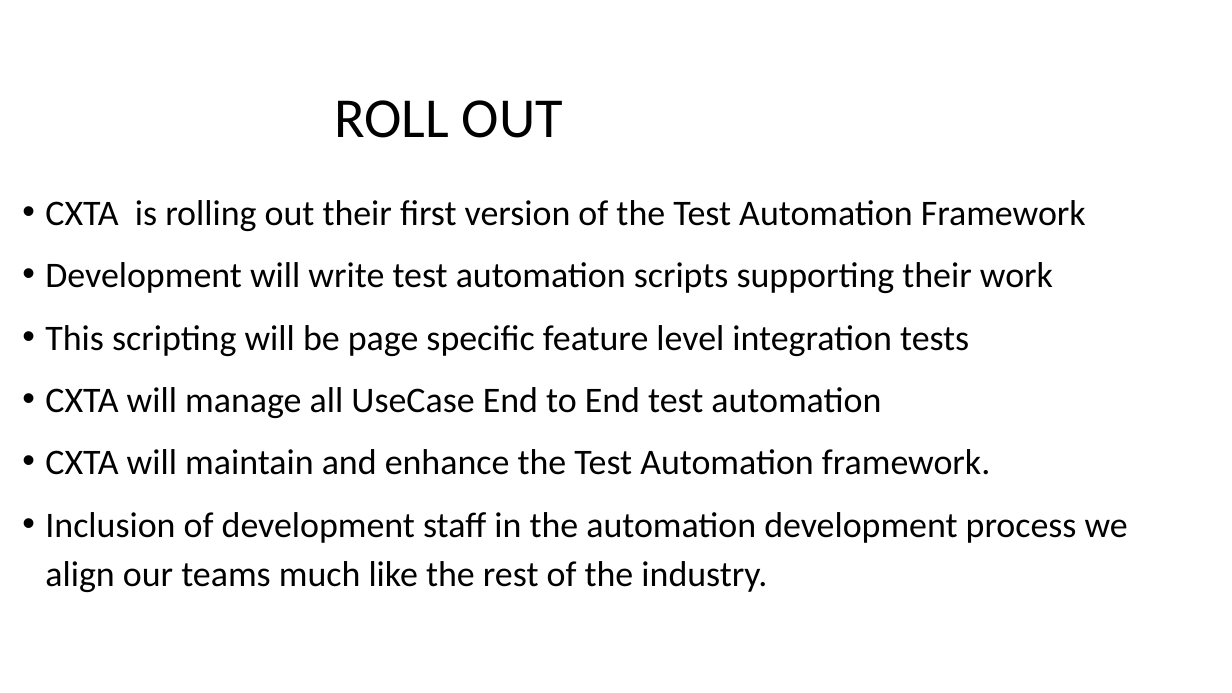
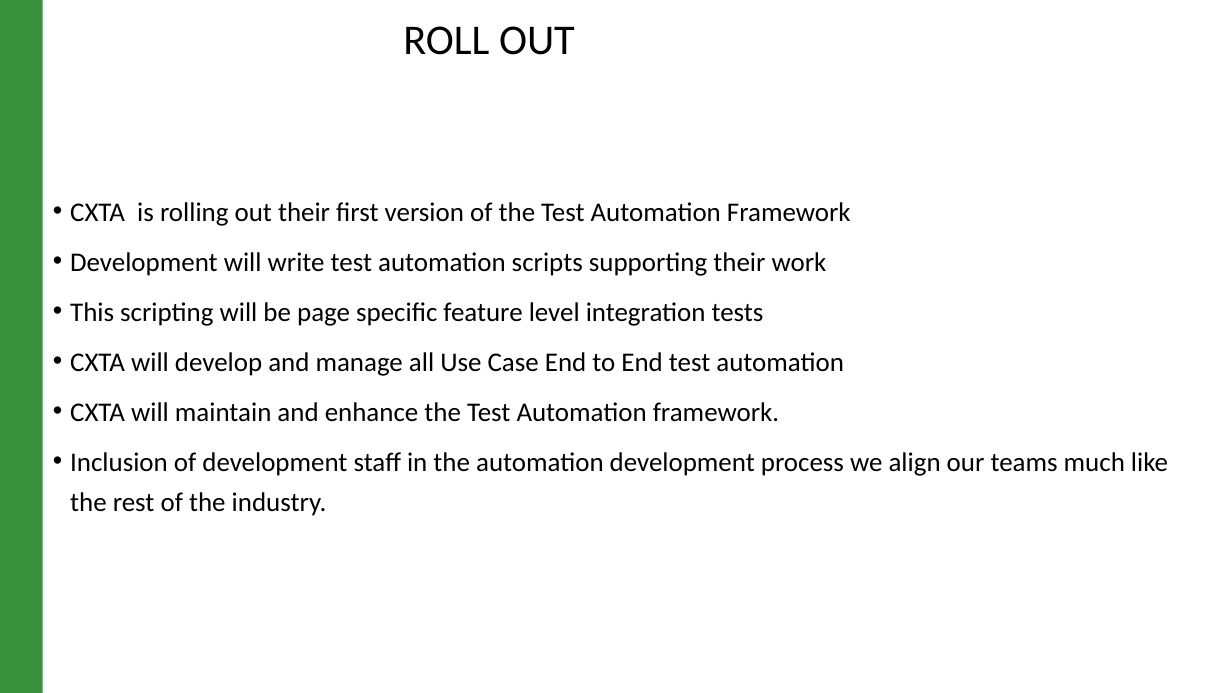
Before and after one commit to raghav9329/mainProf, a slide deck: slide 5 of CurrentWork_Delta/CX_StrategyPowerPoint.pptx. Drawn at 1232x693 pixels with LibreOffice and Linux fonts; fonts in the diff are those of the drawing. Boxes give left, top, right and bottom in pixels: in the first picture for what was removed or moved away, otherwise in the second. Text is boxed around its words. In the diff, an @@ line names an element or a change of style, - is before the commit and + after.

```diff
--- a/CurrentWork_Delta/CX_StrategyPowerPoint.pptx
+++ b/CurrentWork_Delta/CX_StrategyPowerPoint.pptx
@@ rectangle added at <box>0,0,43,693</box>, fill #3A923D @@
@@ title "ROLL OUT": place and size @@
-title "ROLL OUT" at <box>334,100,563,138</box>
+title "ROLL OUT" at <box>403,26,575,55</box>
@@ title "ROLL OUT" at <box>403,26,575,55</box>: size 44 to 33 pt @@
@@ text "CXTA is rolling out their ...": place and size @@
-text "CXTA is rolling out their ..." at <box>45,200,1128,592</box>
+text "CXTA is rolling out their ..." at <box>70,202,1168,516</box>
@@ text at <box>70,202,1168,516</box>: size 28 to 21 pt in "CXTA is rolling out their first version ...", "Development will write test automation scripts supporting ...", "This scripting will be page specific feature ...", "CXTA will maintain and enhance the Test ..." and 1 more places; indent changed; line spacing 1.15 to 1.25; less space between paragraphs @@
@@ text at <box>70,352,844,376</box>: text changed; size 28 to 21 pt @@
-• CXTA will manage all UseCase End to End test automation
+• CXTA will develop and manage all Use Case End to End test automation
```
Also in this commit, not shown: 4 other slides changed, 8 slides added, 5 slides removed, 14 other files.
